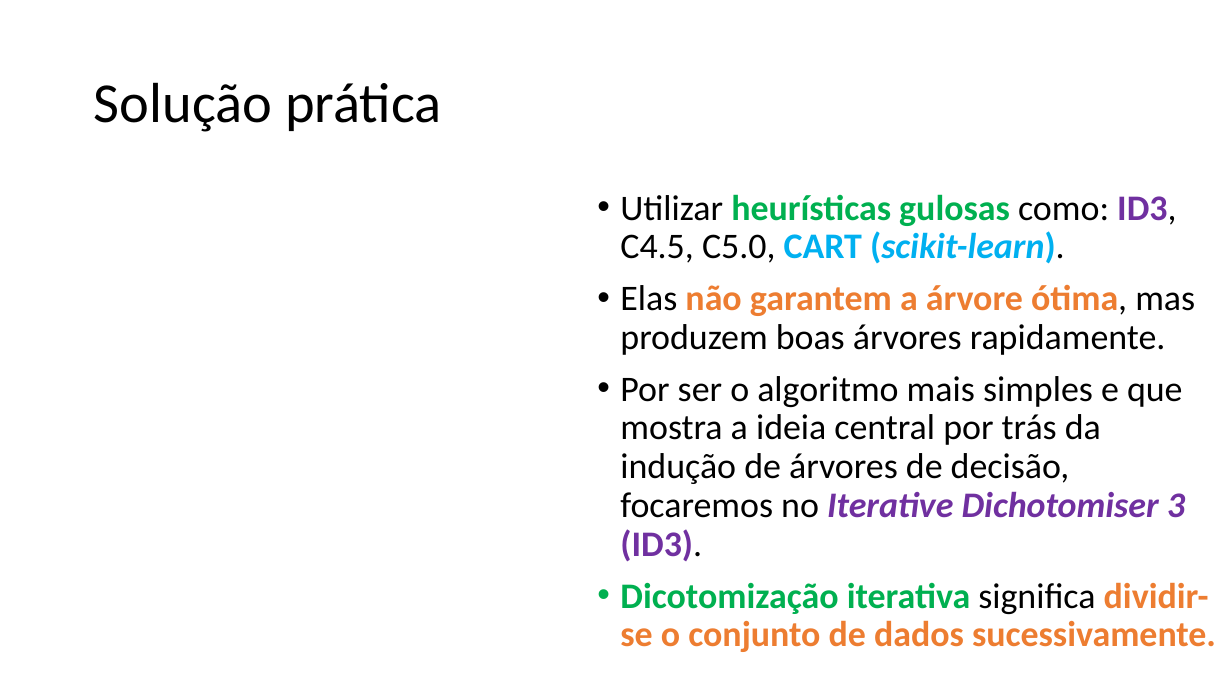
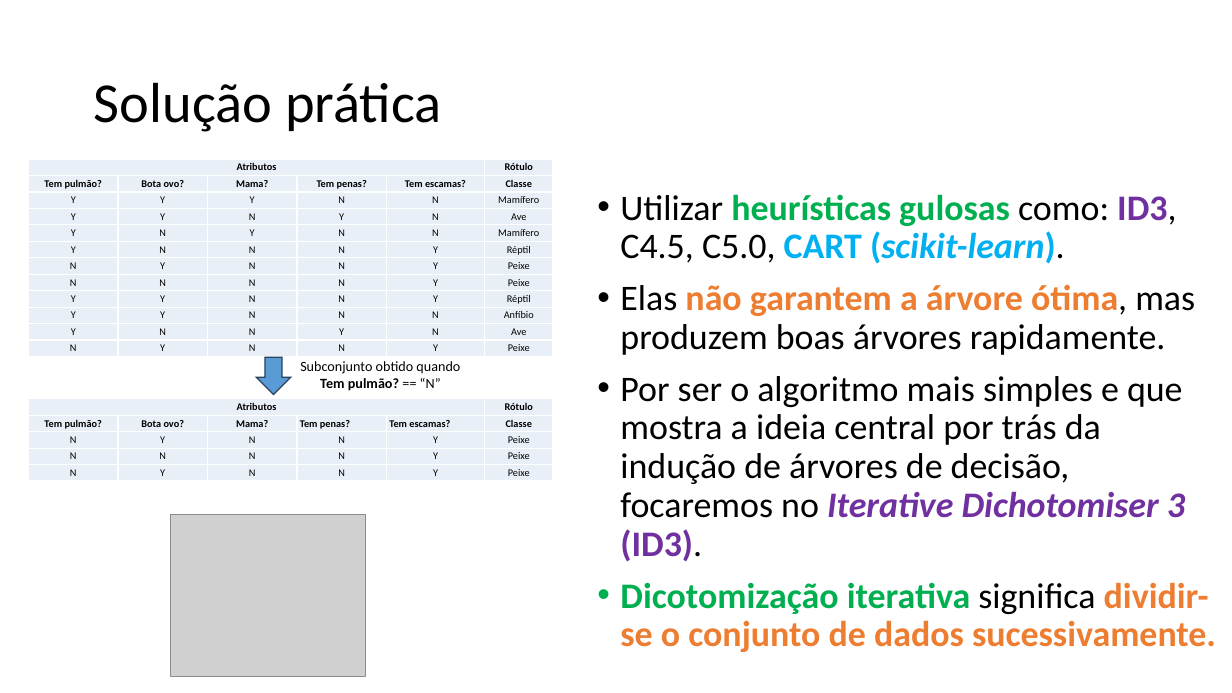
Before and after one commit to zz4fap/c24_inteligencia_artificial, a slide deck: slide 15 of slides/C24_Árvores_de_decisão.pptx (slide 17 before the commit). Drawn at 1232x693 pixels with LibreOffice and Linux fonts; fonts in the diff are those of the drawing; grey boxes stand for pictures. Boxes give left, top, right and bottom in pixels: in the first picture for what was removed or moved away, otherwise in the second. Text is boxed around its words. In the diff, an @@ line names an element or a change of style, - is before the commit and + after.

Commit message:
update of slides

```diff
--- a/slides/C24_Árvores_de_decisão.pptx
+++ b/slides/C24_Árvores_de_decisão.pptx
@@ table added at (29, 159, 554, 355), 12 rows, 6 columns @@
+Atributos |  |  |  |  | Rótulo
+Tem pulmão? | Bota ovo? | Mama? | Tem penas? | Tem escamas? | Classe
+Y | Y | Y | N | N | Mamífero
+Y | Y | N | Y | N | Ave
+Y | N | Y | N | N | Mamífero
+Y | N | N | N | Y | Réptil
+N | Y | N | N | Y | Peixe
+N | N | N | N | Y | Peixe
+Y | Y | N | N | Y | Réptil
+Y | Y | N | N | N | Anfíbio
+Y | N | N | Y | N | Ave
+N | Y | N | N | Y | Peixe
@@ down arrow added at (256, 358, 290, 395), fill #5B9BD5, outline #28445D 1 pt @@
@@ text added at (300, 361, 460, 391), 11 pt, text #000000 @@
+Subconjunto obtido quando Tem pulmão? == “N”
@@ table added at (29, 399, 554, 481), 5 rows, 6 columns @@
+Atributos |  |  |  |  | Rótulo
+Tem pulmão? | Bota ovo? | Mama? | Tem penas? | Tem escamas? | Classe
+N | Y | N | N | Y | Peixe
+N | N | N | N | Y | Peixe
+N | Y | N | N | Y | Peixe
@@ picture added at (170, 515, 365, 677) @@
```
Also in this commit, not shown: 3 other slides changed, 1 slide added, 1 slide removed.
